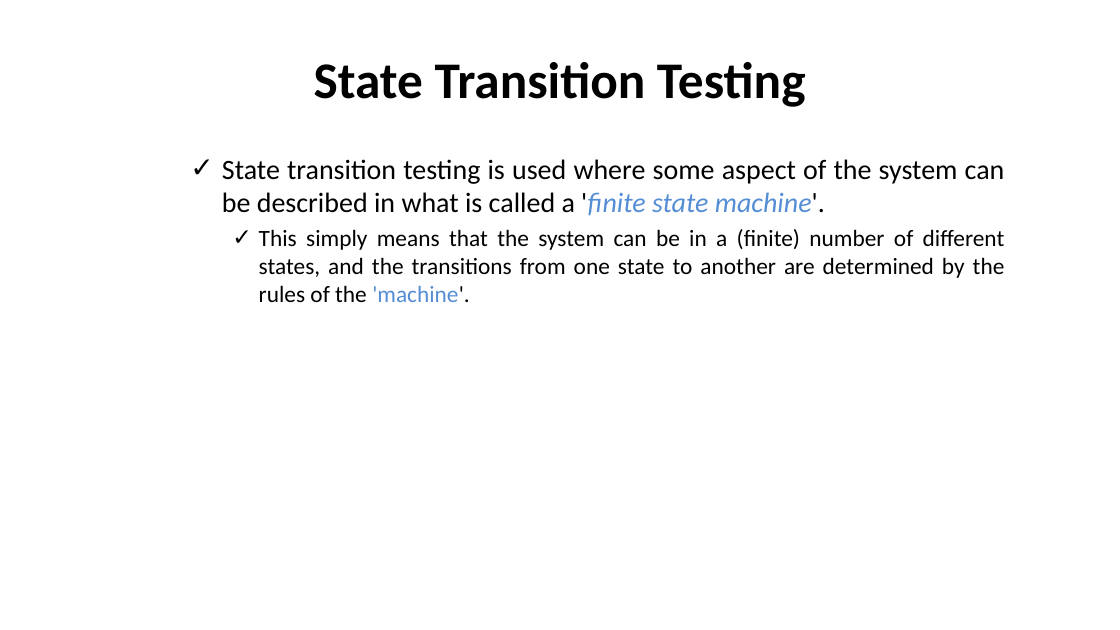
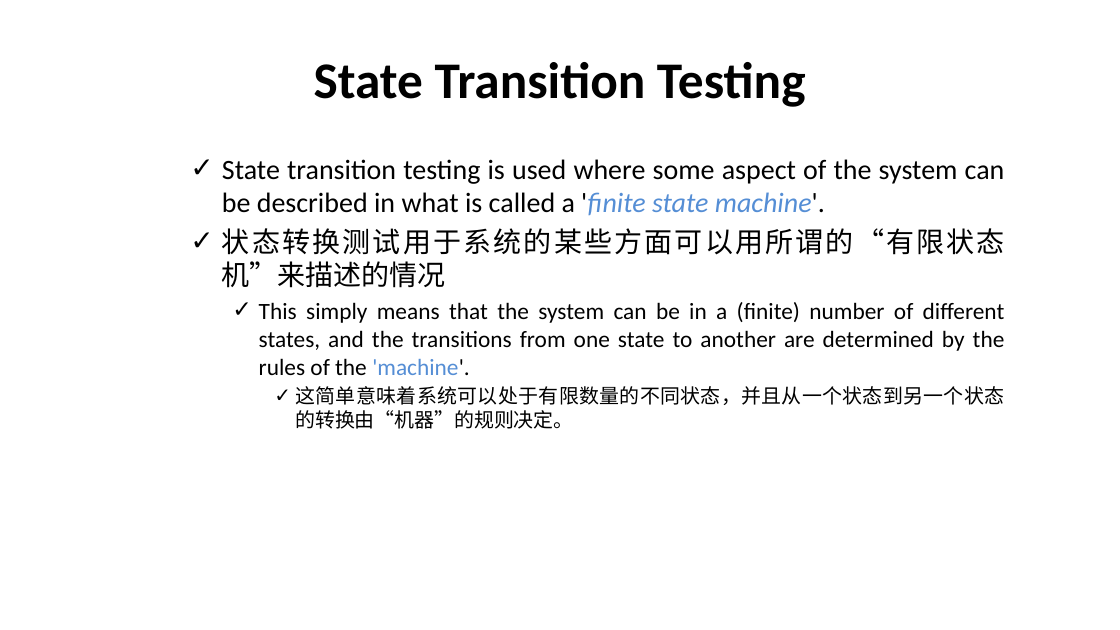
Before and after one commit to nashurgessa/Software-Testing-batch-2022-23, a slide deck: slide 3 of slides/L11 State_transition.pptx (slide 2 before the commit). Drawn at 1120x630 pixels with LibreOffice and Linux fonts; fonts in the diff are those of the drawing. Boxes give left, top, right and bottom in pixels: in the first picture for what was removed or moved away, otherwise in the second. Text is boxed around its words. In the diff, an @@ line names an element or a change of style, - is before the commit and + after.

```diff
--- a/slides/L11 State_transition.pptx
+++ b/slides/L11 State_transition.pptx
@@ text at (222,228,1005,288): paragraph added @@
+✓ 状态转换测试用于系统的某些方面可以用所谓的“有限状态机”来描述的情况
@@ text at (295,386,1004,429): paragraph added @@
+    ✓ 这简单意味着系统可以处于有限数量的不同状态，并且从一个状态到另一个状态的转换由“机器”的规则决定。
```
Also in this commit, not shown: 6 other slides changed, 3 slides added, 13 other files.
